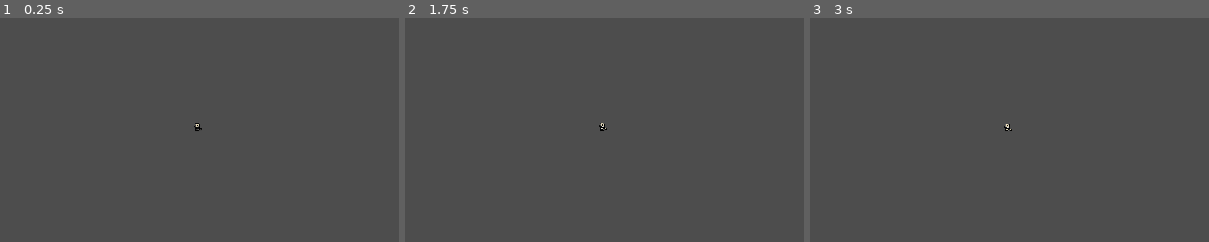
Above: before the commit, frames 1-3 (left to right).
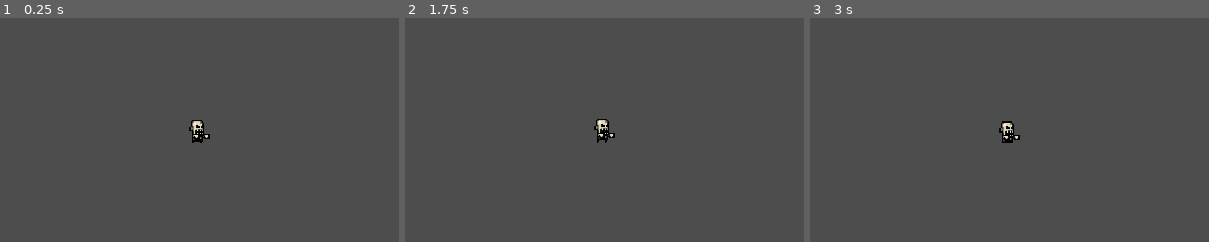
Above: after the commit, the same moments.

Repository: TyNiemeier/GunRunner
Game: Godot game, scene res://Enemy 1.tscn
Same seed, same stepped clock (60 frames per second), same inputs: the game is played once before the commit and once after it.
Inputs:
- Up to frame 1 (0.25 s): no input
- Up to frame 2 (1.75 s): no input
- Up to frame 3 (3 s): no input
The pictures show only the part of the screen within x 16-66%, y 20-70%; the shares and areas given below are measured in that part.

The runs differ from the first frame. In frame 1, 0.3% of the frame differs, in the area x 47-53%, y 45-56%; in frame 2, 0.3%; in frame 3, 0.3%.

Commit message:
body and animation

Diff:
--- a/Enemy 1.tscn
+++ b/Enemy 1.tscn
@@ -72,27 +72,28 @@
 }]
 
 [sub_resource type="CapsuleShape2D" id="CapsuleShape2D_fssgw"]
-radius = 3.0
-height = 12.0
+radius = 8.0
+height = 32.0
 
 [sub_resource type="CircleShape2D" id="CircleShape2D_fgvq0"]
-radius = 62.1289
+radius = 191.669
 
 [node name="CharacterBody2D" type="CharacterBody2D"]
 position = Vector2(789, 471)
 
 [node name="AnimatedSprite2D" type="AnimatedSprite2D" parent="."]
+scale = Vector2(2.6875, 2.6875)
 sprite_frames = SubResource("SpriteFrames_podfv")
 animation = &"Idle"
 autoplay = "Idle"
 
 [node name="CollisionShape2D" type="CollisionShape2D" parent="."]
-position = Vector2(0, 15)
+position = Vector2(-1, 41)
 rotation = 1.5708
 shape = SubResource("CapsuleShape2D_fssgw")
 
 [node name="detection_area" type="Area2D" parent="."]
+position = Vector2(0, 20)
 
 [node name="CollisionShape2D" type="CollisionShape2D" parent="detection_area"]
-position = Vector2(0, 8)
 shape = SubResource("CircleShape2D_fgvq0")
--- a/TestScene/scripts/character_body_2d.gd
+++ /dev/null
@@ -1,35 +0,0 @@
-extends CharacterBody2D
-
-const SPEED = 600.0
-@onready var sprite : AnimatedSprite2D = $AnimatedSprite2D
-@export var playerId : int = 0
-
-func _physics_process(_delta):
-
-	# Get the input direction and handle the movement/deceleration.
-	# As good practice, you should replace UI actions with custom gameplay actions.
-	if Input.is_action_just_pressed("quit"):
-		get_tree().quit()
-
-	var hDirection = Input.get_axis("p%s_left" % playerId, "p%s_right" % playerId)
-	if hDirection:
-		velocity.x = hDirection * SPEED
-		if hDirection < 0:
-			sprite.play("left")
-		else:
-			sprite.play("right")
-	else:
-		velocity.x = move_toward(velocity.x, 0, SPEED)
-
-
-	var vDirection = Input.get_axis("p%s_up" % playerId, "p%s_down" % playerId)
-	if vDirection:
-		velocity.y = vDirection * SPEED
-		if vDirection < 0:
-			sprite.play("up")
-		else:
-			sprite.play("down")
-	else:
-		velocity.y = move_toward(velocity.y, 0, SPEED)
-
-	move_and_slide()
--- /dev/null
+++ b/TestScene/scripts/enemy_1.gd
@@ -0,0 +1,6 @@
+extends CharacterBody2D
+
+var speed
+var dead = false
+var player_in_area = false
+var player
--- /dev/null
+++ b/enemy.gd
@@ -0,0 +1,19 @@
+extends CharacterBody2D
+class_name enemy
+
+@export var speed = 50
+var dead = false
+var player_in_area = false
+var player
+
+func _ready():
+	dead = false
+
+func _physics_process(delta):
+	if !dead:
+		$detection_area/CollisionShape2D.disabled = false
+		if player_in_area:
+			position += (player.position - position)
+			$AnimatedSprite.play("Moving")
+		else:
+				$AnimatedSprite.play("Idle")
--- /dev/null
+++ b/enemy_1.gd
@@ -0,0 +1 @@
+extends enemy
